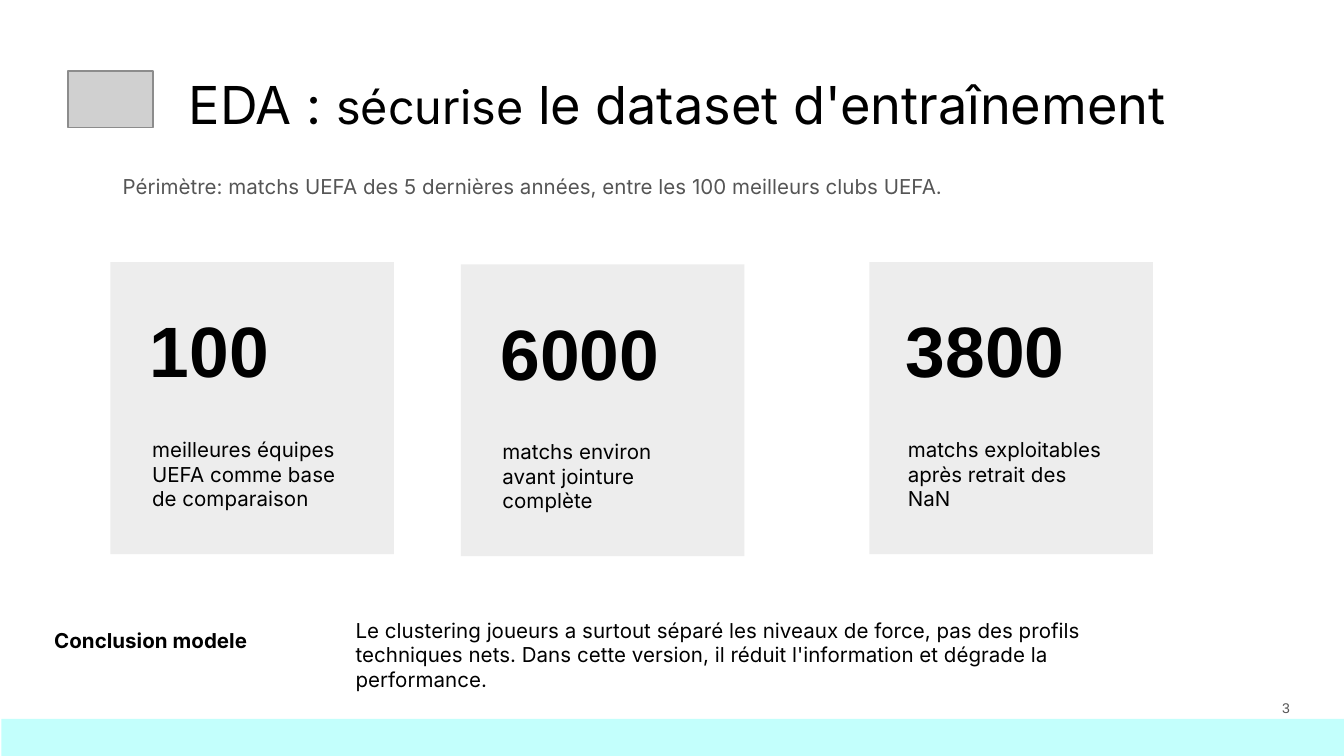
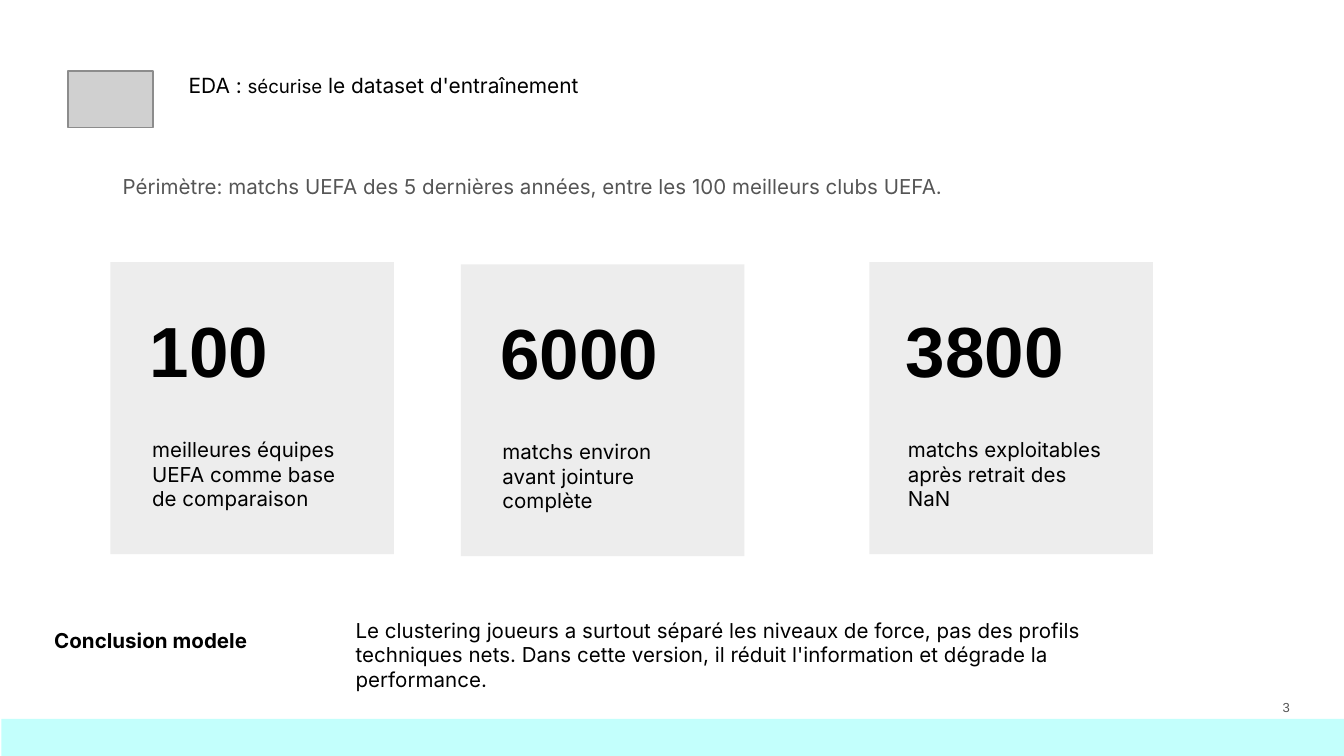
Before and after one commit to kinpintouche-star/football-predictor, a slide deck: slide 9 of FootballPredictorDemoDay20260803.pptx (slide 7 before the commit). Drawn at 1344x756 pixels with LibreOffice and Linux fonts; fonts in the diff are those of the drawing; grey boxes stand for pictures; background and template pictures are left out. Boxes give left, top, right and bottom in pixels: in the first picture for what was removed or moved away, otherwise in the second. Text is boxed around its words. In the diff, an @@ line names an element or a change of style, - is before the commit and + after.

```diff
--- a/FootballPredictorDemoDay20260803.pptx
+++ b/FootballPredictorDemoDay20260803.pptx
@@ title "EDA : sécurise le dataset ..." at [189, 77, 578, 94]: size 28 to 11.2 pt in "EDA : le dataset d'entraînement"; size 25 to 10 pt in "sécurise" @@
@@ size 38.2 to 38 pt in 3 elements at [150, 327, 268, 378], [906, 327, 1064, 378], [500, 329, 658, 380] @@
@@ text "3" at [1283, 703, 1290, 712]: size 7.5 to 7 pt @@
```
Also in this commit, not shown: 12 other slides changed, 2 slides added.
